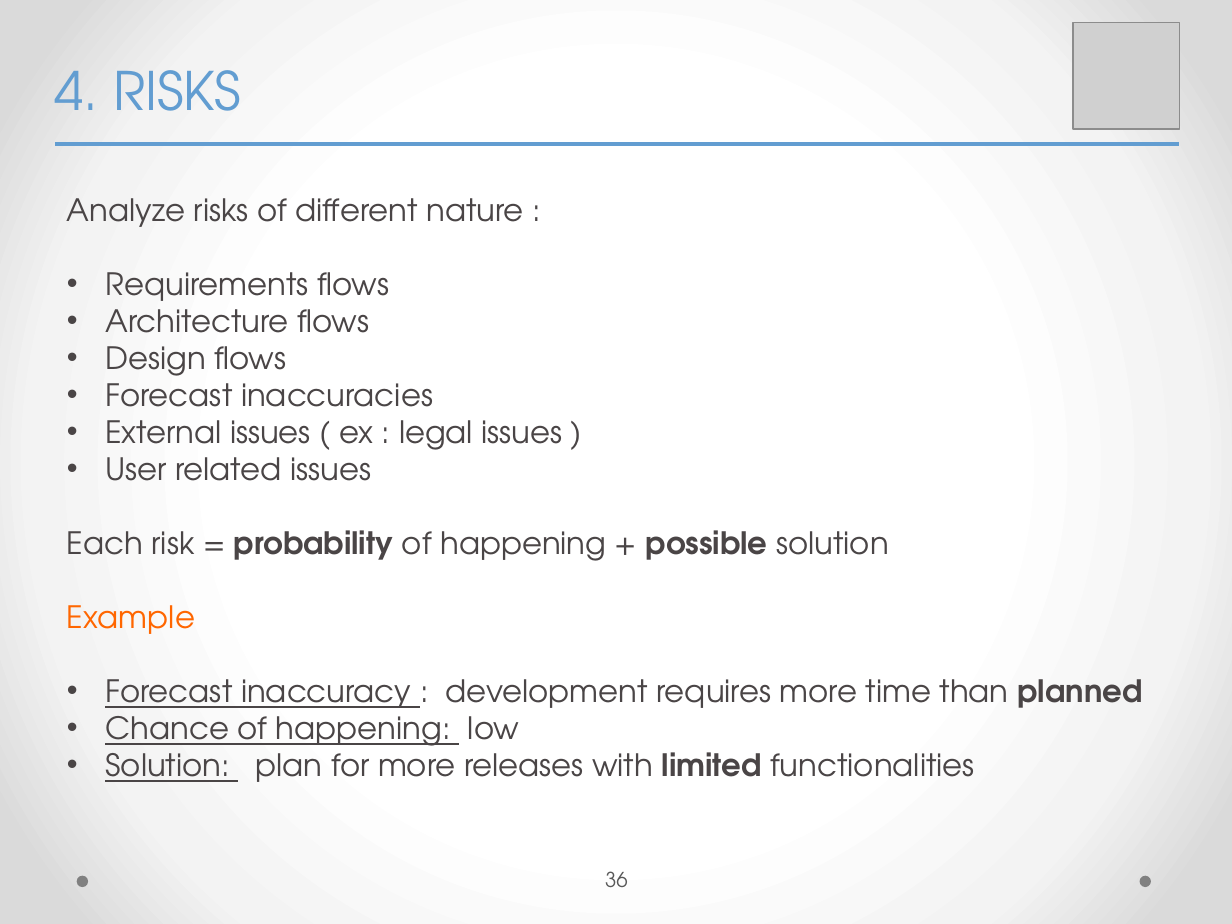
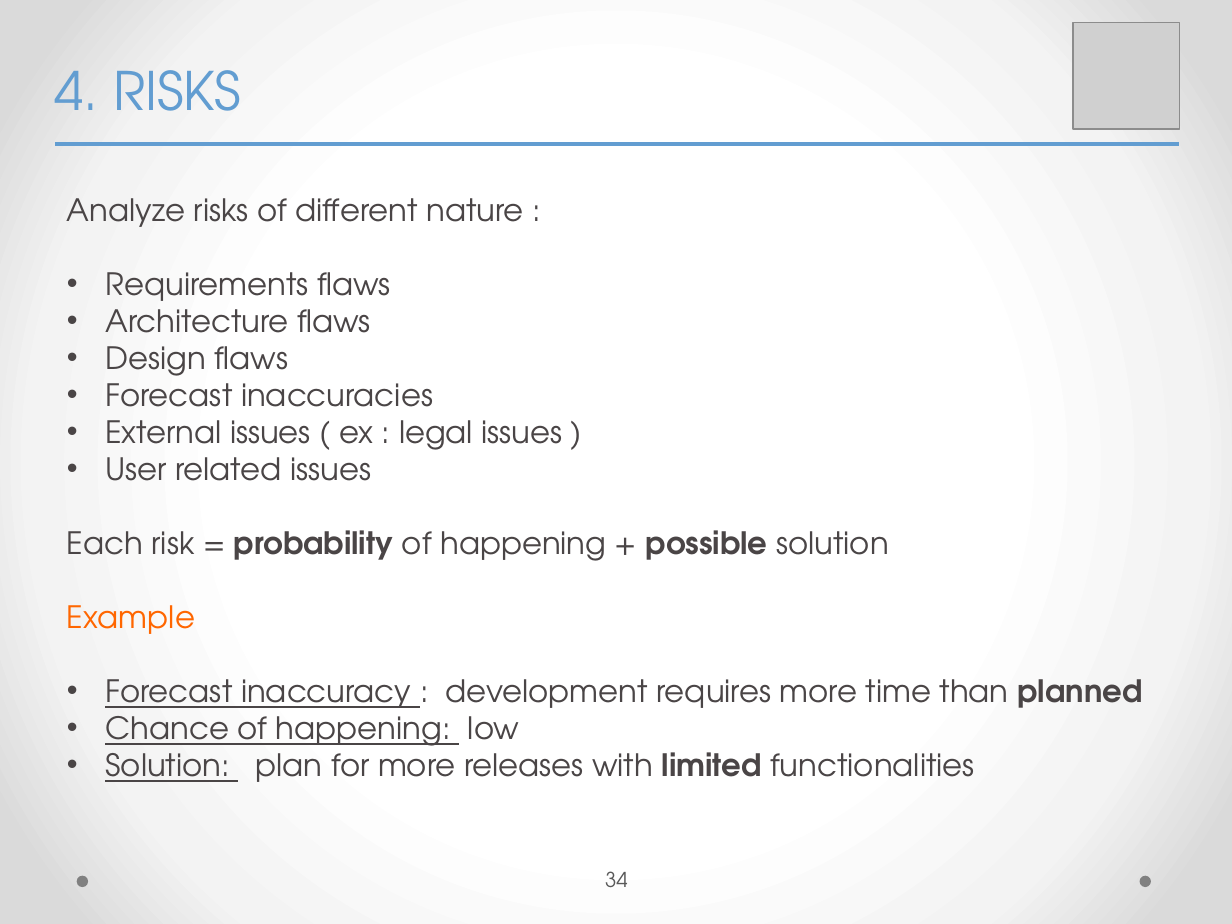
Before and after one commit to yangi92/SE2_PowerEnJoy, a slide deck: slide 34 of PP/FinalPresentation.pptx (slide 36 before the commit). Drawn at 1232x924 pixels with LibreOffice and Linux fonts; fonts in the diff are those of the drawing; grey boxes stand for pictures. Boxes give left, top, right and bottom in pixels: in the first picture for what was removed or moved away, otherwise in the second. Text is boxed around its words. In the diff, an @@ line names an element or a change of style, - is before the commit and + after.

```diff
--- a/PP/FinalPresentation.pptx
+++ b/PP/FinalPresentation.pptx
@@ text at box(105, 272, 391, 384): text changed @@
-• Requirements flows
-• Architecture flows
-• Design flows
+• Requirements flaws
+• Architecture flaws
+• Design flaws
@@ page number at box(605, 871, 628, 887): text changed @@
-36
+34
```
Also in this commit, not shown: 2 other slides changed, 2 slides removed.
